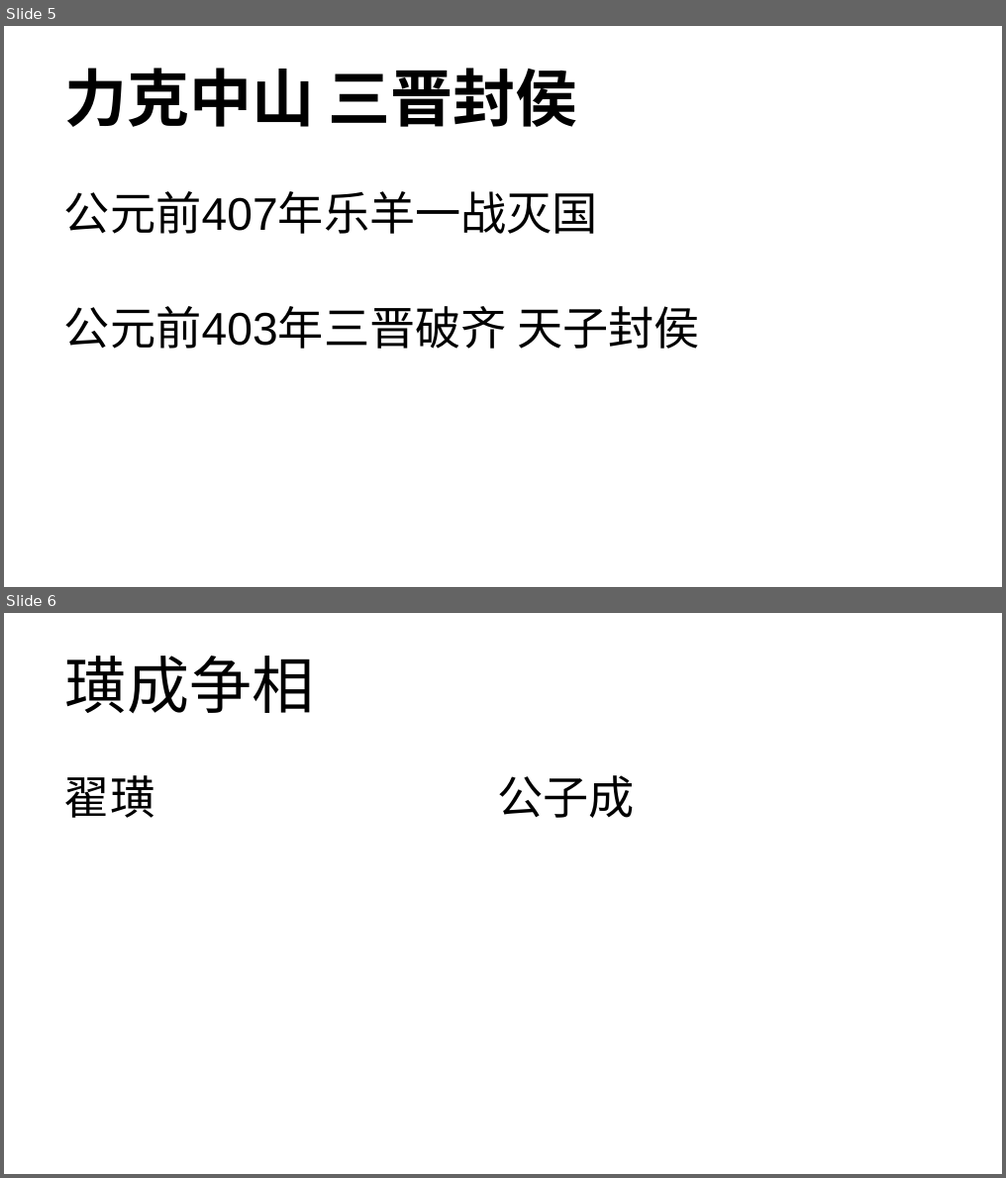
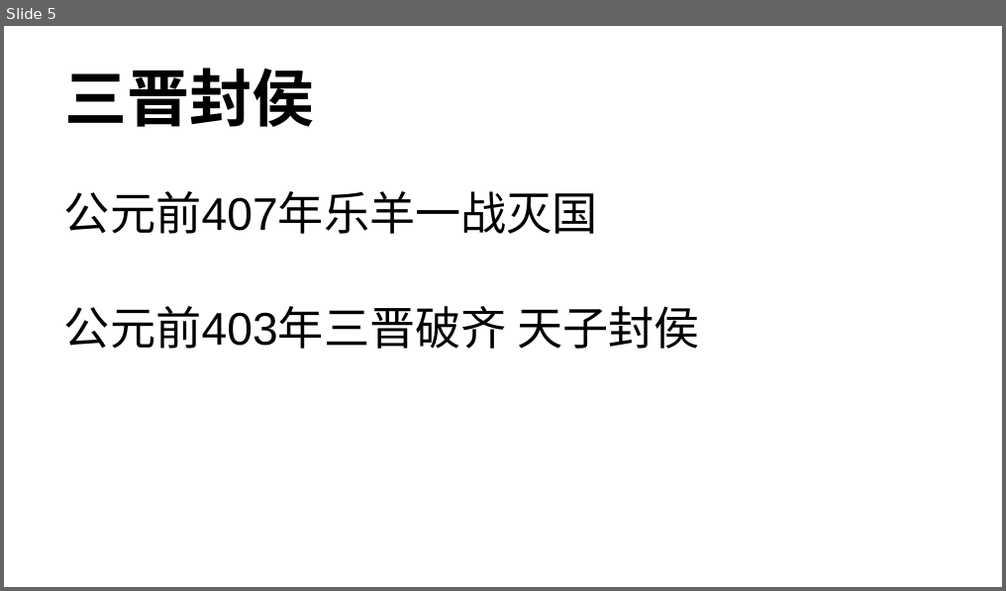
Before and after one commit to DaccPonding/learn_for_yourself, a slide deck: 阿正的分享.pptx. Shown one above the other, each under a label of ours: slides 5 and 6 before the commit, slide 5 after it. The pictures are 1006x1178 and 1006x591 pixels, drawn with LibreOffice and Linux fonts; fonts in the diff are those of the drawing. Boxes give left, top, right and bottom in pixels: in the first picture for what was removed or moved away, otherwise in the second. Text is boxed around its words. In the diff, an @@ line names an element or a change of style, - is before the commit and + after.

```diff
--- a/阿正的分享.pptx
+++ b/阿正的分享.pptx
@@ slide 6 removed at <box>4,613,1002,1174</box>, background #FFFFFF @@
@@ title removed at <box>64,656,314,713</box> @@
-璜成争相
@@ text removed at <box>64,775,155,818</box> @@
-翟璜
@@ text removed at <box>497,775,635,818</box> @@
-公子成
@@ slide 5 changed as well @@
@@ title at <box>64,68,314,127</box>: text changed @@
-力克中山 三晋封侯
+三晋封侯
```
Also in this commit, not shown: 5 other slides changed, 6 slides added, 1 other file.
